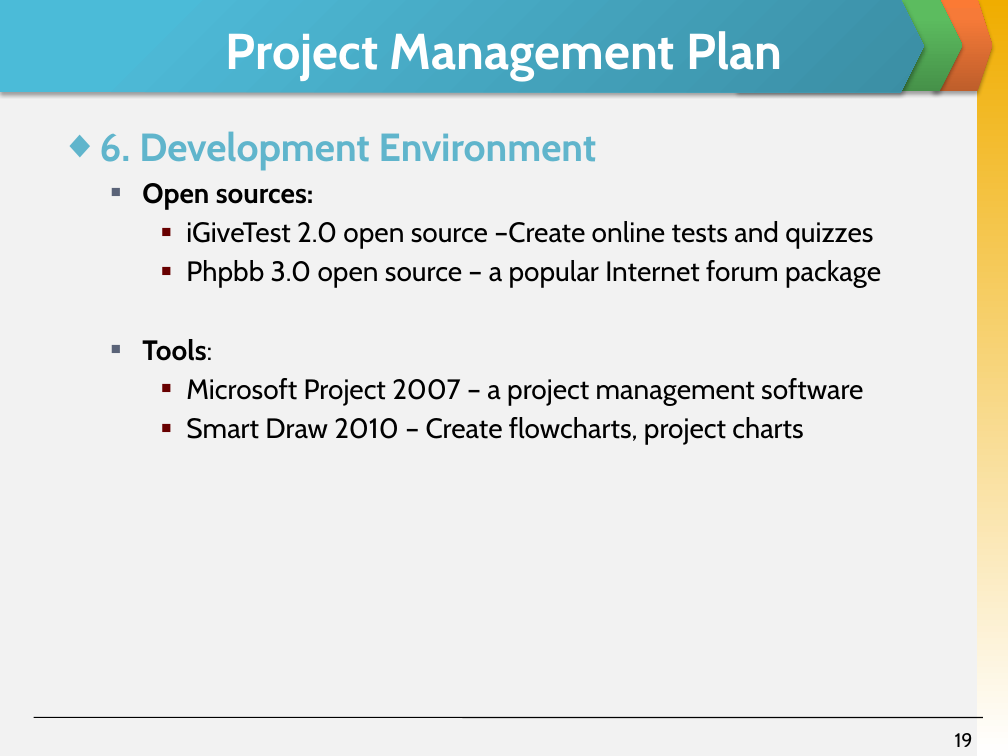
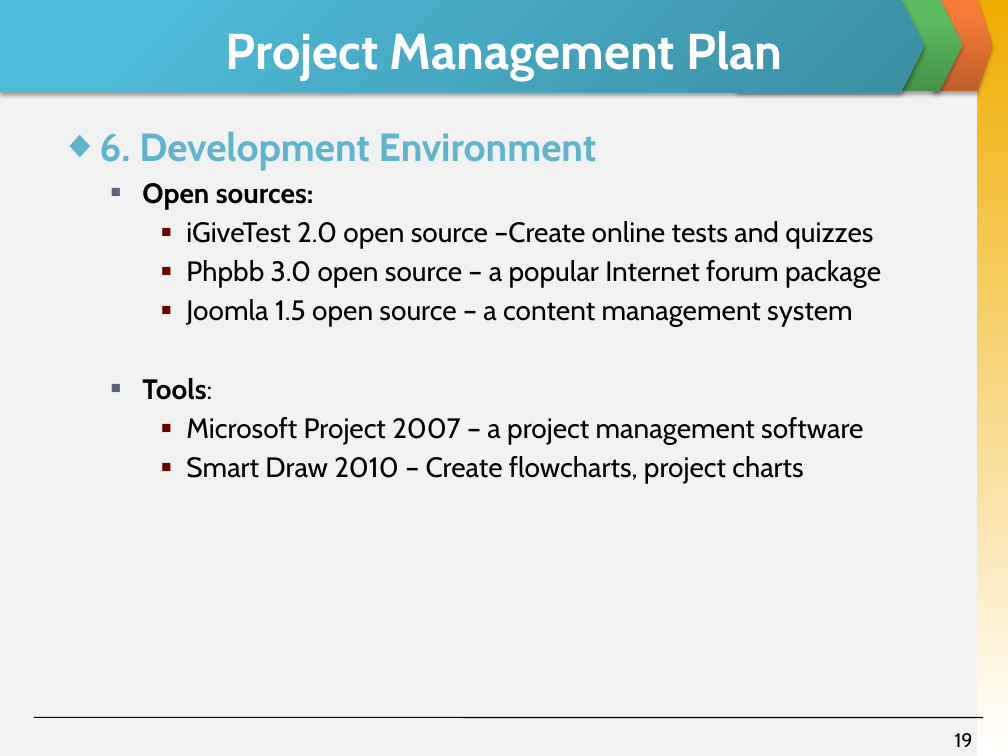
Before and after one commit to skyview059/e-learning-website, a slide deck: slide 19 of Document/Final report/Slide Present E-Learning.pptx. Drawn at 1008x756 pixels with LibreOffice and Linux fonts; fonts in the diff are those of the drawing. Boxes give left, top, right and bottom in pixels: in the first picture for what was removed or moved away, otherwise in the second. Text is boxed around its words. In the diff, an @@ line names an element or a change of style, - is before the commit and + after.

```diff
--- a/Document/Final report/Slide Present E-Learning.pptx
+++ b/Document/Final report/Slide Present E-Learning.pptx
@@ text at (x1=186, y1=299, x2=853, y2=327): paragraph added @@
+    ■ Joomla 1.5 open source – a content management system
```
Also in this commit, not shown: 9 other slides changed, 1 slide removed, 2 other files.
